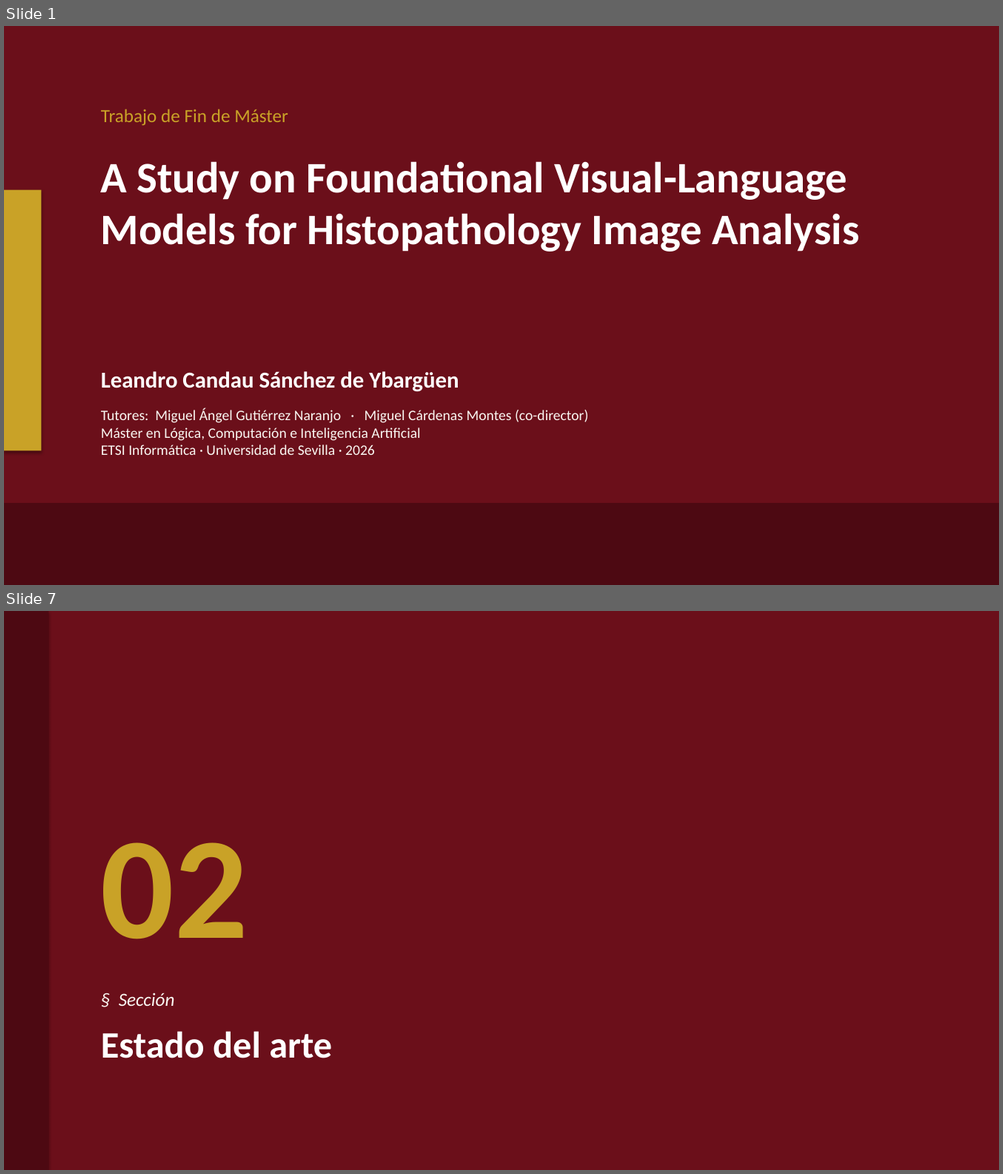
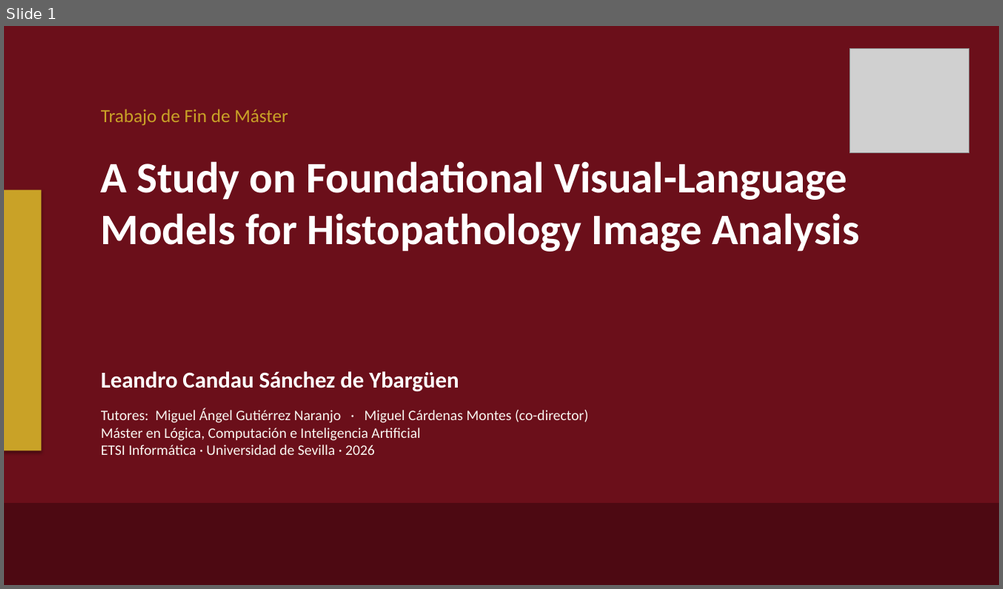
Before and after one commit to lcandau/histopathology-clip-lab, a slide deck: report/TFM_defense_template.pptx. Shown one above the other, each under a label of ours: slides 1 and 7 before the commit, slide 1 after it; the slides between them are not shown. The pictures are 1003x1174 and 1003x589 pixels, drawn with LibreOffice and Linux fonts; fonts in the diff are those of the drawing; grey boxes stand for pictures; background and template pictures are left out. Boxes give left, top, right and bottom in pixels: in the first picture for what was removed or moved away, otherwise in the second. Text is boxed around its words. In the diff, an @@ line names an element or a change of style, - is before the commit and + after.

```diff
--- a/report/TFM_defense_template.pptx
+++ b/report/TFM_defense_template.pptx
@@ slide 7 removed at (x1=4, y1=611, x2=999, y2=1170), background #6B0F1A @@
@@ rectangle removed at (x1=4, y1=611, x2=48, y2=1170) @@
@@ text removed at (x1=101, y1=843, x2=247, y2=940) @@
-02
@@ text removed at (x1=119, y1=993, x2=175, y2=1006) @@
-§ Sección
@@ text removed at (x1=101, y1=1031, x2=332, y2=1059) @@
-Estado del arte
@@ slide 1 changed as well @@
@@ picture added at (x1=849, y1=48, x2=969, y2=153) @@
```
Also in this commit, not shown: 7 other slides changed, 10 slides added, 22 other slides removed, 1 other file.
